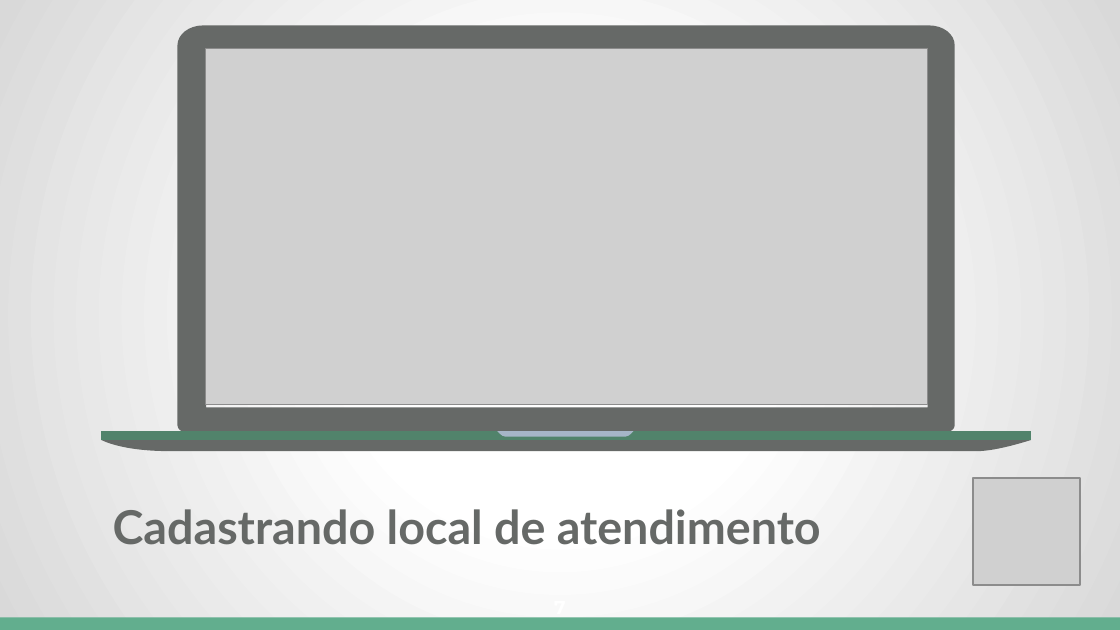
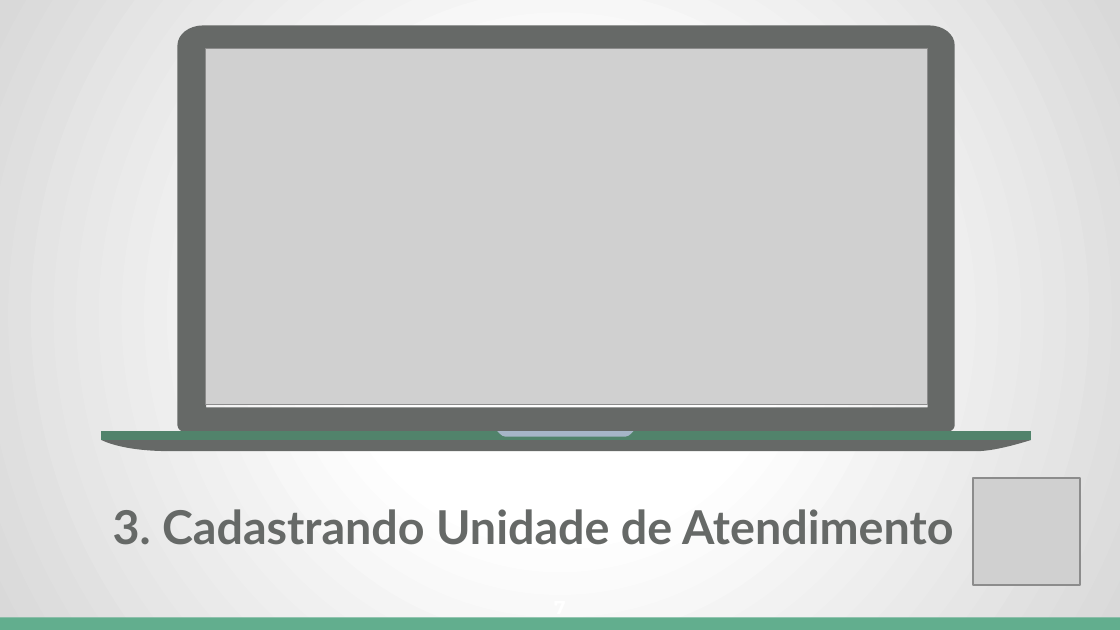
Before and after one commit to Conselho-Federal-de-Medicina/integracao-prescricao-cfm, a slide deck: slide 7 of docs/apresentacao/Integracao_com_a_Prescricao_Eletronica_do_CFM.pptx. Drawn at 1120x630 pixels with LibreOffice and Linux fonts; fonts in the diff are those of the drawing; grey boxes stand for pictures. Boxes give left, top, right and bottom in pixels: in the first picture for what was removed or moved away, otherwise in the second. Text is boxed around its words. In the diff, an @@ line names an element or a change of style, - is before the commit and + after.

```diff
--- a/docs/apresentacao/Integracao_com_a_Prescricao_Eletronica_do_CFM.pptx
+++ b/docs/apresentacao/Integracao_com_a_Prescricao_Eletronica_do_CFM.pptx
@@ text at box(113, 509, 954, 545): text changed @@
-Cadastrando local de atendimento
+3. Cadastrando Unidade de Atendimento
```
Also in this commit, not shown: 9 other slides changed, 4 slides removed.
